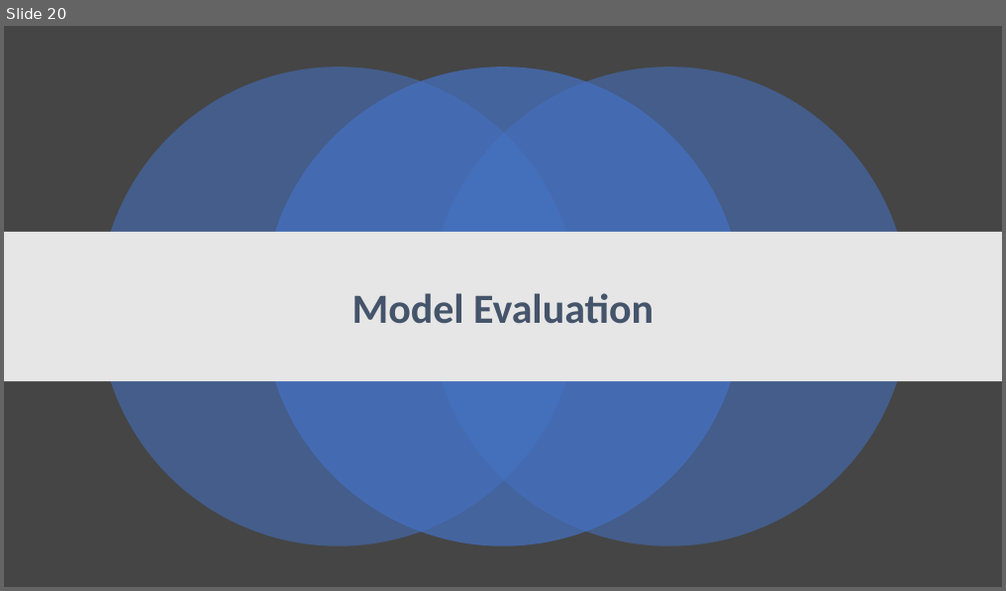
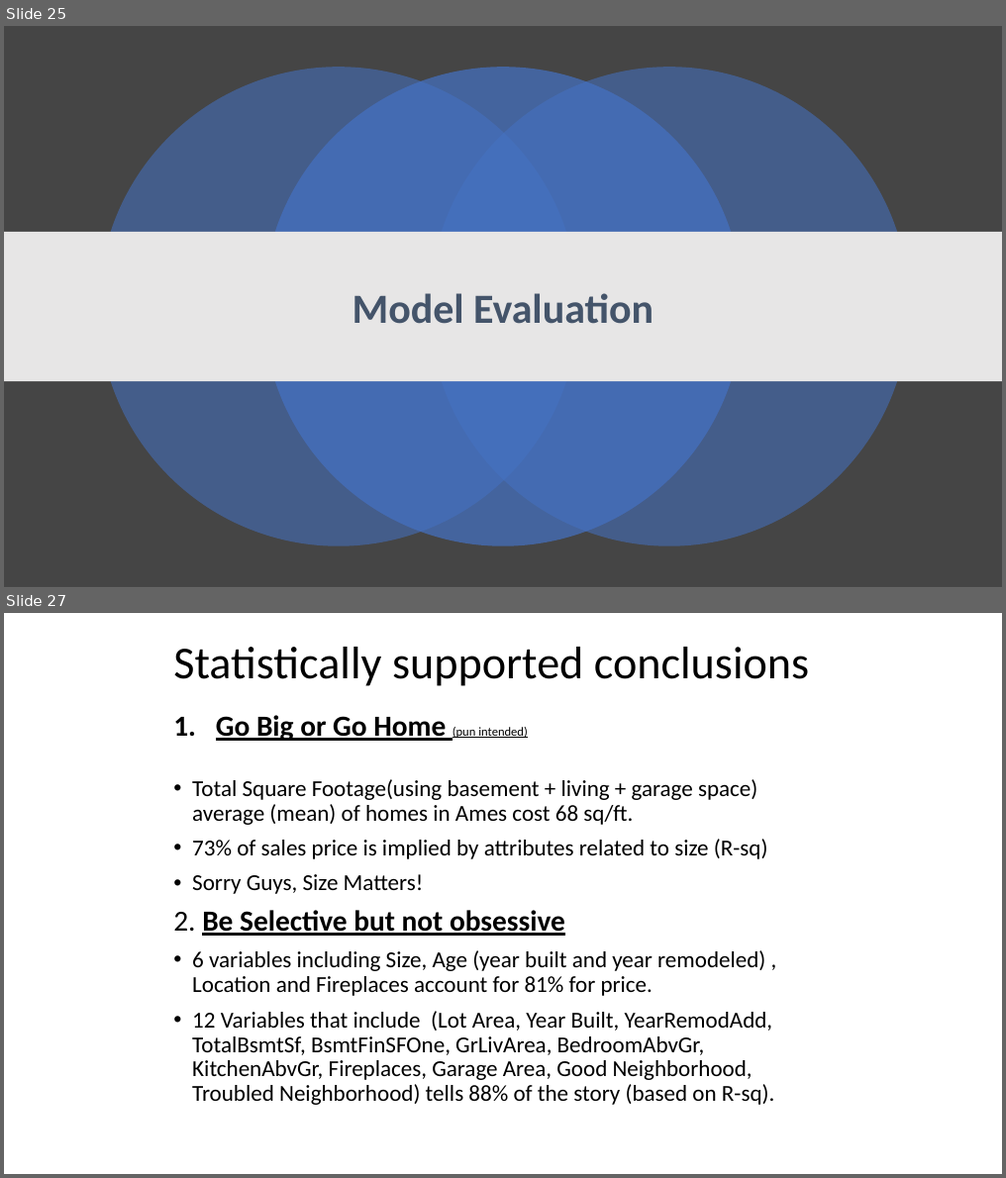
Before and after one commit to manasagodkhindi/AmesHousingPrediction, a slide deck: HousingPricesPresentations.pptx. Shown one above the other, each under a label of ours: slide 20 before the commit, slides 25 and 27 after it; the slides between them are not shown. The pictures are 1006x591 and 1006x1178 pixels, drawn with LibreOffice and Linux fonts; fonts in the diff are those of the drawing. Boxes give left, top, right and bottom in pixels: in the first picture for what was removed or moved away, otherwise in the second. Text is boxed around its words. In the diff, an @@ line names an element or a change of style, - is before the commit and + after.

```diff
--- a/HousingPricesPresentations.pptx
+++ b/HousingPricesPresentations.pptx
@@ slide 27 added at (4,613,1002,1174), background #FFFFFF @@
@@ title added at (173,647,809,686), 44 pt, text #000000 @@
+Statistically supported conclusions
@@ text added at (173,715,774,1105), 22 pt, text #000000 @@
+1. Go Big or Go Home (pun intended)
+• Total Square Footage(using basement + living + garage space) average (mean) of homes in Ames cost 68 sq/ft.
+• 73% of sales price is implied by attributes related to size (R-sq)
+• Sorry Guys, Size Matters!
+2. Be Selective but not obsessive
+• 6 variables including Size, Age (year built and year remodeled) , Location and Fireplaces account for 81% for price.
+• 12 Variables that include (Lot Area, Year Built, YearRemodAdd, TotalBsmtSf, BsmtFinSFOne, GrLivArea, BedroomAbvGr, KitchenAbvGr, Fireplaces, Garage Area, Good Neighborhood, Troubled Neighborhood) tells 88% of the story (based on R-sq).
@@ what was slide 20 is now slide 25 @@
```
Also in this commit, not shown: 6 slides changed, 11 other slides added, 4 slides removed.
